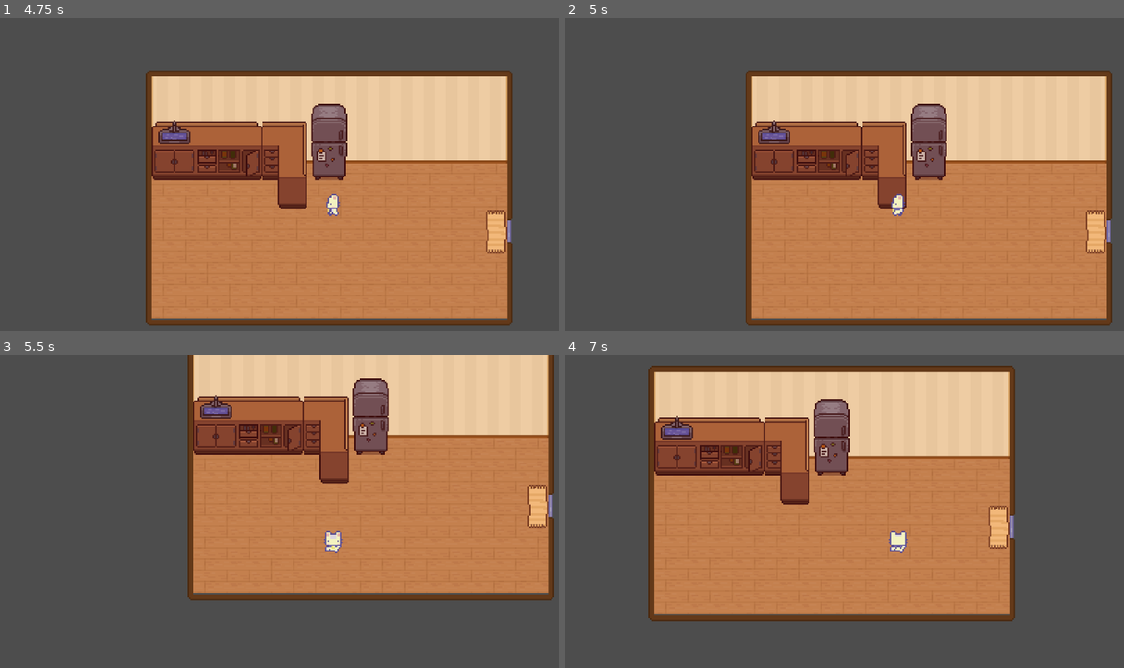
Above: before the commit, frames 1-4 (two rows, left to right).
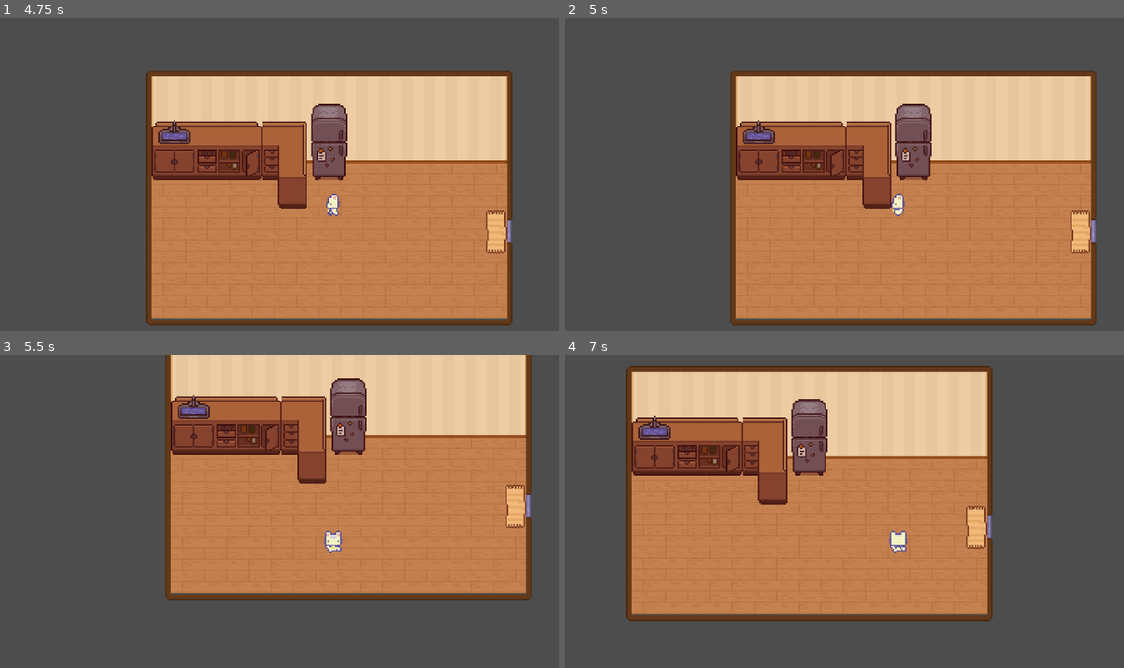
Above: after the commit, the same moments.

Repository: yonisabag11/DiscreteMath_EscapeRoom
Game: Godot game, scene res://Levels/Room1.tscn
Two runs of this game, one before a commit and one after it. Both use one fixed random seed, a clock stepped at 60 frames per second and the inputs below. This scene is started directly instead of the project's main scene.
Inputs:
- Up to frame 1 (4.75 s): tap Enter at 0.5 s; hold D (right) 0.53-1.28 s; hold E (Interact) 0.53-1.28 s; hold S (down) 1.28-2.03 s; tap E (Interact) at 1.35, 2.85, 4.35 s; hold D (right) 2.03-2.78 s; hold E (Interact) 2.03-2.78 s; hold W (up) 2.78-3.53 s; hold E (Interact) 3.53-4.28 s; hold A (left) from 3.53 s (still down)
- Up to frame 2 (5 s): keep holding A (left)
- Up to frame 3 (5.5 s): release A (left) at 5.03 s; hold S (down) from 5.03 s (still down); hold E (Interact) from 5.03 s (still down)
- Up to frame 4 (7 s): release S (down) at 5.78 s; release E (Interact) at 5.78 s; hold D (right) 5.78-6.53 s; tap E (Interact) at 5.85 s; hold W (up) from 6.53 s (still down); hold E (Interact) from 6.53 s (still down)

Frame 1 is identical in both runs. In frame 2, 10% of the frame differs, in the area x 29-98%, y 16-99%; in frame 3, 13%; in frame 4, 13%, in the area x 10-81%, y 3-86%.

Commit message:
added physics layer for new objects

Diff:
--- a/Levels/Room1.tscn
+++ b/Levels/Room1.tscn
@@ -591,12 +591,19 @@
 4:12/0 = 0
 5:12/0 = 0
 6:12/0 = 0
+6:12/0/physics_layer_0/polygon_0/points = PackedVector2Array(-8, -8, 8, -8, 8, 8, -8, 8)
 7:12/0 = 0
+7:12/0/physics_layer_0/polygon_0/points = PackedVector2Array(-8, -8, 8, -8, 8, 8, -8, 8)
 8:12/0 = 0
+8:12/0/physics_layer_0/polygon_0/points = PackedVector2Array(-8, -8, 8, -8, 8, 8, -8, 8)
 9:12/0 = 0
+9:12/0/physics_layer_0/polygon_0/points = PackedVector2Array(-8, -8, 8, -8, 8, 8, -8, 8)
 10:12/0 = 0
+10:12/0/physics_layer_0/polygon_0/points = PackedVector2Array(-8, -8, 8, -8, 8, 8, -8, 8)
 11:12/0 = 0
+11:12/0/physics_layer_0/polygon_0/points = PackedVector2Array(-8, -8, 8, -8, 8, 8, -8, 8)
 12:12/0 = 0
+12:12/0/physics_layer_0/polygon_0/points = PackedVector2Array(-8, -8, 8, -8, 8, 8, -8, 8)
 0:13/0 = 0
 1:13/0 = 0
 2:13/0 = 0
@@ -604,12 +611,19 @@
 4:13/0 = 0
 5:13/0 = 0
 6:13/0 = 0
+6:13/0/physics_layer_0/polygon_0/points = PackedVector2Array(-8, -8, 8, -8, 8, 8, -8, 8)
 7:13/0 = 0
+7:13/0/physics_layer_0/polygon_0/points = PackedVector2Array(-8, -8, 8, -8, 8, 8, -8, 8)
 8:13/0 = 0
+8:13/0/physics_layer_0/polygon_0/points = PackedVector2Array(-8, -8, 8, -8, 8, 8, -8, 8)
 9:13/0 = 0
+9:13/0/physics_layer_0/polygon_0/points = PackedVector2Array(-8, -8, 8, -8, 8, 8, -8, 8)
 10:13/0 = 0
+10:13/0/physics_layer_0/polygon_0/points = PackedVector2Array(-8, -8, 8, -8, 8, 8, -8, 8)
 11:13/0 = 0
+11:13/0/physics_layer_0/polygon_0/points = PackedVector2Array(-8, -8, 8, -8, 8, 8, -8, 8)
 12:13/0 = 0
+12:13/0/physics_layer_0/polygon_0/points = PackedVector2Array(-8, -8, 8, -8, 8, 8, -8, 8)
 0:14/0 = 0
 1:14/0 = 0
 2:14/0 = 0
@@ -617,12 +631,19 @@
 4:14/0 = 0
 5:14/0 = 0
 6:14/0 = 0
+6:14/0/physics_layer_0/polygon_0/points = PackedVector2Array(-8, -8, 8, -8, 8, 2.69788, -8, 2.69788)
 7:14/0 = 0
+7:14/0/physics_layer_0/polygon_0/points = PackedVector2Array(-8, -8, 8, -8, 8, 2.69788, -8, 2.69788)
 8:14/0 = 0
+8:14/0/physics_layer_0/polygon_0/points = PackedVector2Array(-8, -8, 8, -8, 8, 2.69788, -8, 2.69788)
 9:14/0 = 0
+9:14/0/physics_layer_0/polygon_0/points = PackedVector2Array(-8, -8, 8, -8, 8, 2.69788, -8, 2.69788)
 10:14/0 = 0
+10:14/0/physics_layer_0/polygon_0/points = PackedVector2Array(-8, -8, 8, -8, 8, 2.69788, -8, 2.69788)
 11:14/0 = 0
+11:14/0/physics_layer_0/polygon_0/points = PackedVector2Array(-8, -8, 8, -8, 8, 2.69788, -8, 2.69788)
 12:14/0 = 0
+12:14/0/physics_layer_0/polygon_0/points = PackedVector2Array(-8, -8, 8, -8, 8, 8, -8, 8)
 0:15/0 = 0
 1:15/0 = 0
 2:15/0 = 0
@@ -635,7 +656,9 @@
 9:15/0 = 0
 10:15/0 = 0
 11:15/0 = 0
+11:15/0/physics_layer_0/polygon_0/points = PackedVector2Array(4.13675, -8, 8, -8, 8, 8, 3.95689, 8)
 12:15/0 = 0
+12:15/0/physics_layer_0/polygon_0/points = PackedVector2Array(-8, -8, 8, -8, 8, 8, -8, 8)
 0:16/0 = 0
 1:16/0 = 0
 2:16/0 = 0
@@ -862,7 +885,9 @@
 0:15/0 = 0
 1:15/0 = 0
 2:15/0 = 0
+2:15/0/physics_layer_0/polygon_0/points = PackedVector2Array(-8, -8, 8, -8, 8, 2.87774, -8, 2.69788)
 3:15/0 = 0
+3:15/0/physics_layer_0/polygon_0/points = PackedVector2Array(-8, -8, 3.95689, -8, 3.59717, 2.87774, -8, 2.69788)
 4:15/0 = 0
 5:15/0 = 0
 6:15/0 = 0
@@ -900,6 +925,7 @@
 12:17/0 = 0
 
 [sub_resource type="TileSet" id="TileSet_gnwyn"]
+physics_layer_0/collision_layer = 1
 sources/3 = SubResource("TileSetAtlasSource_um4uy")
 sources/4 = SubResource("TileSetAtlasSource_qwk3u")
 sources/0 = SubResource("TileSetAtlasSource_cmvtn")
